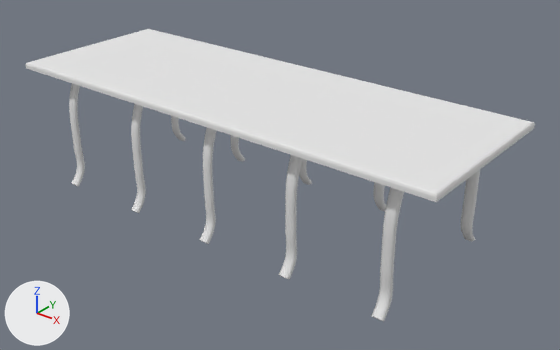
Renders of the Blender file Assets/Custom Models/dining room table.blend from each side of a commit.
One viewpoint serves both versions: a 50 mm camera at (13.72, -18.56, 7.94) aimed at (0.27, -1.75, -2.49). Lighting does not change. The marker at lower left points along +X, +Y and +Z.

Objects in the first picture: 'BezierCurve', 'BezierCurve.001', 'BezierCurve.002', 'BezierCurve.003', 'BezierCurve.004', 'Cube.004'.
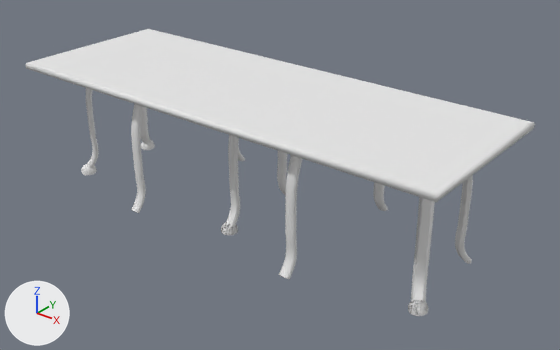
Where the change shows, as pixel boxes (x1, y1, x2, y2) in the pictures (560 x 350 px):
'BezierCurve.004', shading changed, reshaped, moved, turned
    before: (371, 170, 480, 321)
    after: (411, 175, 473, 302)
'BezierCurve.002', shading changed, reshaped, moved
    before: (200, 128, 312, 244)
    after: (226, 135, 287, 229)
'BezierCurve', shading changed, reshaped, moved, turned
    before: (69, 83, 186, 187)
    after: (86, 88, 152, 168)
'Sphere.000', added
    after: (408, 299, 428, 316)
'Sphere.001', added
    after: (81, 140, 155, 175)
'Sphere.002', added
    after: (221, 222, 238, 235)
part 1 of me_cube_004, shading changed
    both: (26, 29, 535, 202)

The change, as a list of edits to the scene's bpy script:
```text
Change me_cube_004:
    where me_cube_004.from_pydata(...)  # 33 vertices, 26 faces; spans x -8.0..7.0, y -2.7..2.7, z 0.0..0.2
    used by ob_cube_004; location = (0.0, -2.0, 0.0)
    me_cube_004 part 1: all faces are now shaded smooth (26 of 26 changed)
Add me_mesh_002:
    me_mesh_002.from_pydata(...)  # 500 vertices, 288 faces; spans x -2.36..1.54, y -0.36..2.28, z -1.5..0.19
    me_mesh_002.polygons.foreach_set('use_smooth', [True] * 288)
Add me_mesh:
    me_mesh.from_pydata(...)  # 500 vertices, 288 faces; spans x -2.36..1.54, y -0.36..2.38, z -0.19..1.41
    me_mesh.polygons.foreach_set('use_smooth', [True] * 288)
Add me_mesh_001:
    me_mesh_001.from_pydata(...)  # 500 vertices, 288 faces; spans x -2.36..1.54, y -0.36..2.68, z -0.19..0.19
    me_mesh_001.polygons.foreach_set('use_smooth', [True] * 288)
Add me_sphere_003:
    me_sphere_003.from_pydata(...)  # 65 vertices, 64 faces; spans x -0.97..0.97, y -0.97..0.97, z -0.22..1.0
    me_sphere_003.polygons.foreach_set('use_smooth', [True] * 64)
Add me_sphere_002:
    me_sphere_002.from_pydata(...)  # 65 vertices, 64 faces; spans x -0.97..0.97, y -0.97..0.97, z -0.22..1.0
    me_sphere_002.polygons.foreach_set('use_smooth', [True] * 64)
Change ob_beziercurve_002:
    ob_beziercurve_002: bpy.data.objects.new('BezierCurve.002', cu_beziercurve_005) -> bpy.data.objects.new('BezierCurve.002', me_mesh_001)
    ob_beziercurve_002.location: (-0.36, -4.25, -1.51) -> (-0.36, -3.16, -1.51)
Change ob_beziercurve:
    ob_beziercurve: bpy.data.objects.new('BezierCurve', cu_beziercurve) -> bpy.data.objects.new('BezierCurve', me_mesh)
    ob_beziercurve.location: (-6.36, -4.25, -1.51) -> (-6.94, -3.15, -1.51)
    ob_beziercurve.rotation_euler: (0.0, 4.712, 0.0) -> (-0.477, 4.712, 0.0)  # degrees (0, 270, 0) -> degrees (-27, 270, 0)
Change ob_beziercurve_004:
    ob_beziercurve_004: bpy.data.objects.new('BezierCurve.004', cu_beziercurve_007) -> bpy.data.objects.new('BezierCurve.004', me_mesh_002)
    ob_beziercurve_004.location: (5.64, -4.25, -1.51) -> (5.99, -3.14, -1.51)
    ob_beziercurve_004.rotation_euler: (0.0, 4.712, 0.0) -> (0.524, 4.712, 0.0)  # degrees (0, 270, 0) -> degrees (30, 270, 0)
Add ob_sphere_002:
    ob_sphere_002 = bpy.data.objects.new('Sphere.002', me_sphere_003)
    ob_sphere_002.location = (-0.39, -3.39, -3.92)
    ob_sphere_002.scale = (0.266, 0.266, 0.266)
    _m = ob_sphere_002.modifiers.new('Mirror', 'MIRROR')
    _m.use_axis = (False, True, False)
Add ob_sphere_000:
    ob_sphere_000 = bpy.data.objects.new('Sphere.000', me_sphere_002)
    ob_sphere_000.location = (6.15, -3.39, -3.92)
    ob_sphere_000.scale = (0.266, 0.266, 0.266)
    _m = ob_sphere_000.modifiers.new('Mirror', 'MIRROR')
    _m.use_axis = (False, True, False)
Add ob_sphere_001:
    ob_sphere_001 = bpy.data.objects.new('Sphere.001', me_sphere_003.copy())
    ob_sphere_001.location = (-7.06, -3.39, -3.92)
    ob_sphere_001.scale = (0.266, 0.266, 0.266)
    _m = ob_sphere_001.modifiers.new('Mirror', 'MIRROR')
    _m.use_axis = (False, True, False)
    _m.mirror_object = ob_cube_004
```
